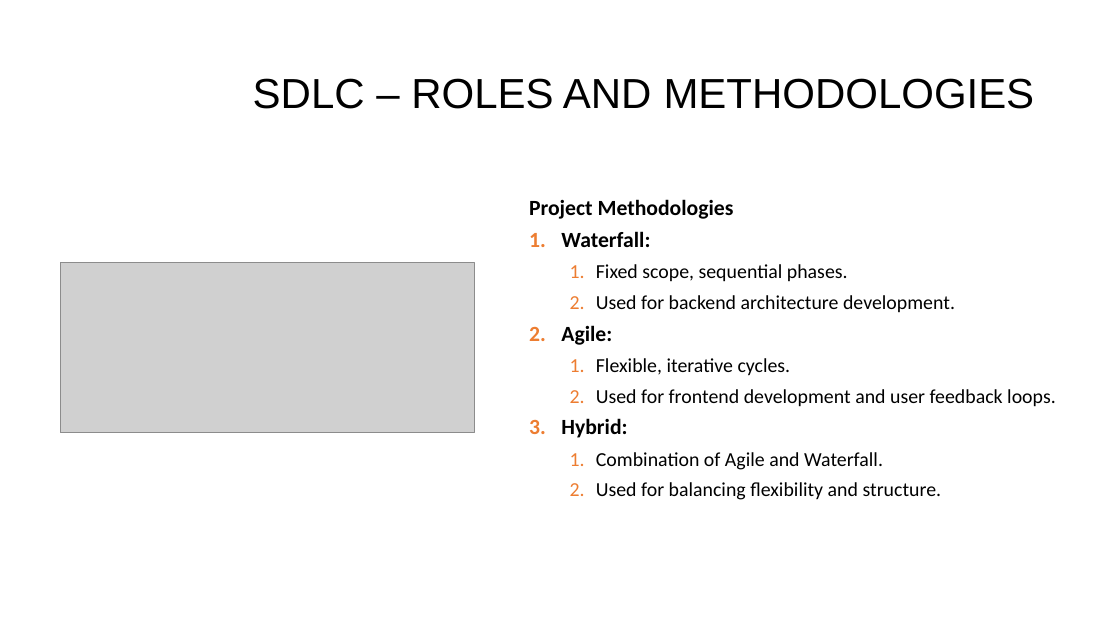
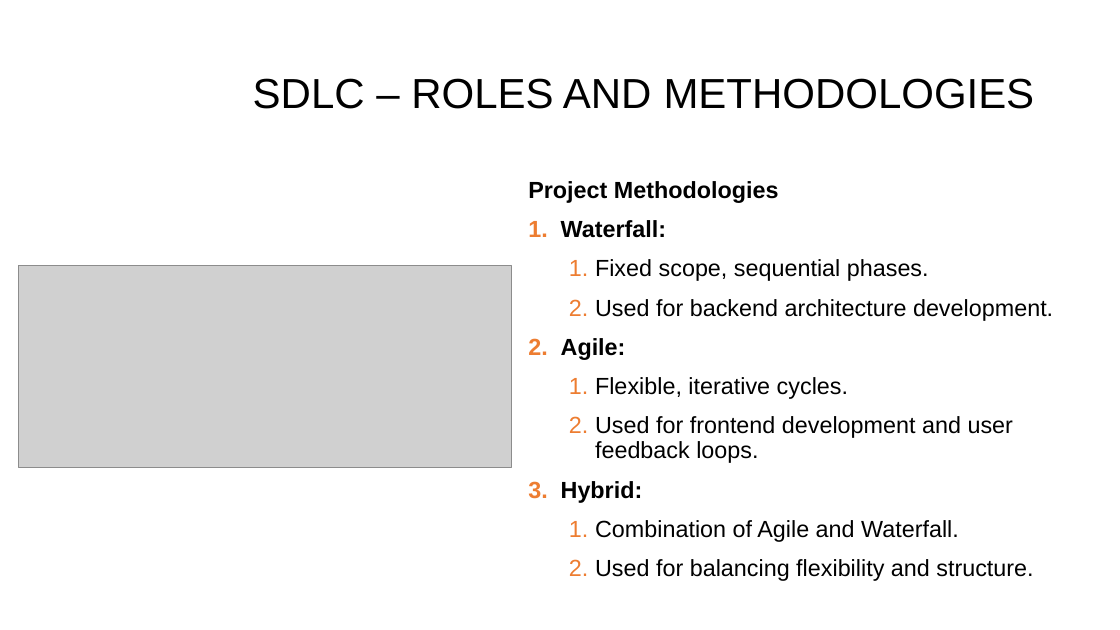
Before and after one commit to dinoDuvnjak/CTK, a slide deck: slide 14 of SHIFT4IT/SDLC/SDLC.pptx (slide 10 before the commit). Drawn at 1120x630 pixels with LibreOffice and Linux fonts; fonts in the diff are those of the drawing; grey boxes stand for pictures; background and template pictures are left out. Boxes give left, top, right and bottom in pixels: in the first picture for what was removed or moved away, otherwise in the second. Text is boxed around its words. In the diff, an @@ line names an element or a change of style, - is before the commit and + after.

```diff
--- a/SHIFT4IT/SDLC/SDLC.pptx
+++ b/SHIFT4IT/SDLC/SDLC.pptx
@@ text "Project Methodologies": place and size @@
-text "Project Methodologies" at bbox=[529, 199, 1056, 500]
+text "Project Methodologies" at bbox=[528, 181, 1053, 581]
@@ text "Project Methodologies" at bbox=[528, 181, 1053, 581]: size 18.6 to 20 pt in "Project Methodologies", "Waterfall:", "Agile:", "Hybrid:"; font Calibri to Arial; size 17.1 to 20 pt in "Fixed scope, sequential phases.", "Used for backend architecture development.", "Flexible, iterative cycles.", "Used for frontend development and user feedback ..." and 2 more places; line spacing 0.7 to 0.9 @@
@@ picture: place and size @@
-picture at bbox=[60, 262, 475, 433]
+picture at bbox=[18, 266, 511, 468]
```
Also in this commit, not shown: 9 other slides changed, 5 slides added, 2 other files.
